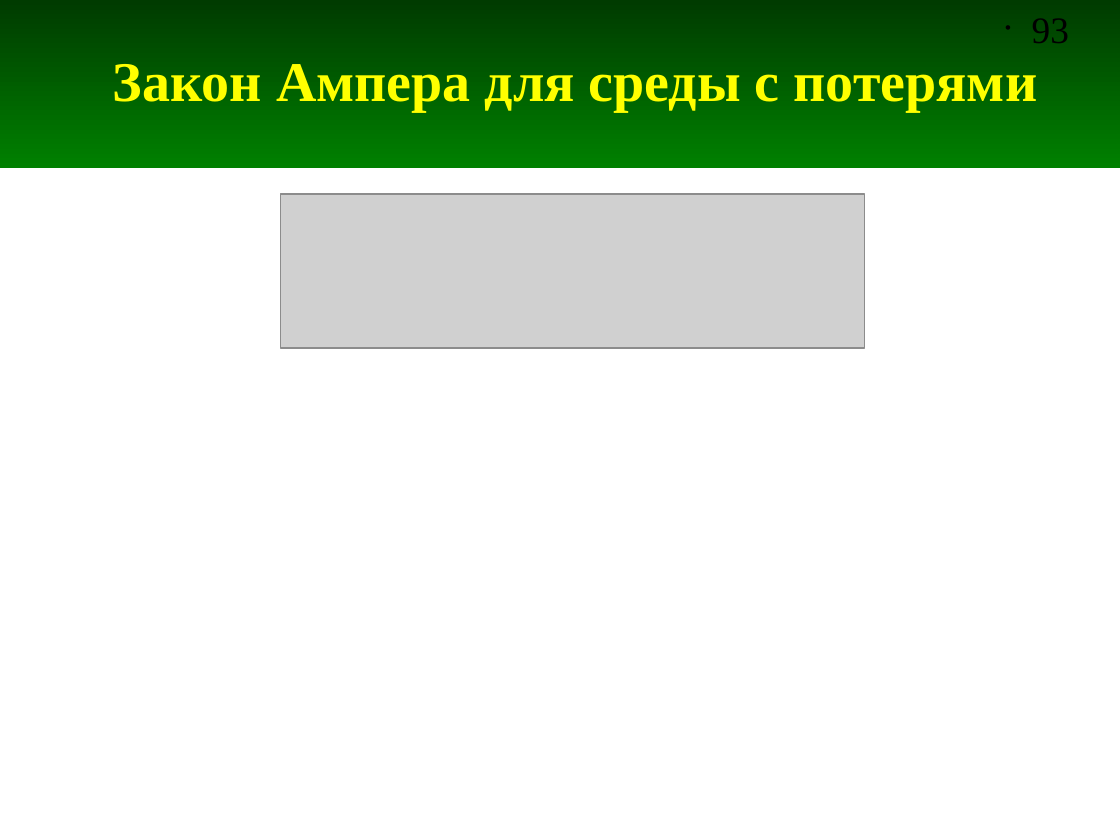
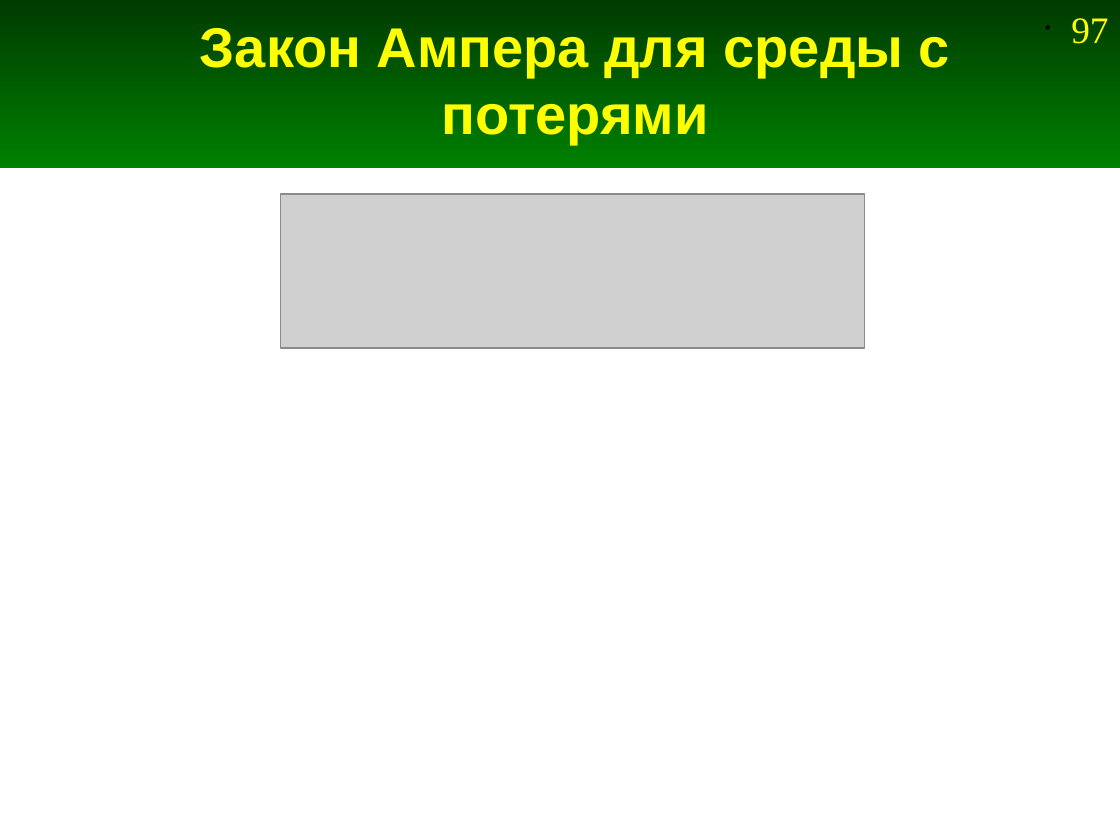
Before and after one commit to andris0147sv/modelling, a slide deck: slide 97 of presentations/2. FDTD.odp (slide 93 before the commit). Drawn at 1120x840 pixels with LibreOffice and Linux fonts; fonts in the diff are those of the drawing; grey boxes stand for pictures. Boxes give left, top, right and bottom in pixels: in the first picture for what was removed or moved away, otherwise in the second. Text is boxed around its words. In the diff, an @@ line names an element or a change of style, - is before the commit and + after.

```diff
--- a/presentations/2. FDTD.odp
+++ b/presentations/2. FDTD.odp
@@ title "Закон Ампера для среды с ..." at bbox=[200, 28, 950, 144]: font Times New Roman to Arial @@
@@ page number removed at bbox=[1032, 18, 1069, 43] @@
-• 93
@@ page number added at bbox=[1071, 18, 1108, 44], 24 pt, text #FFFF00 @@
+• 97
```
Also in this commit, not shown: 253 other slides changed, 4 slides added, 6 other files.
